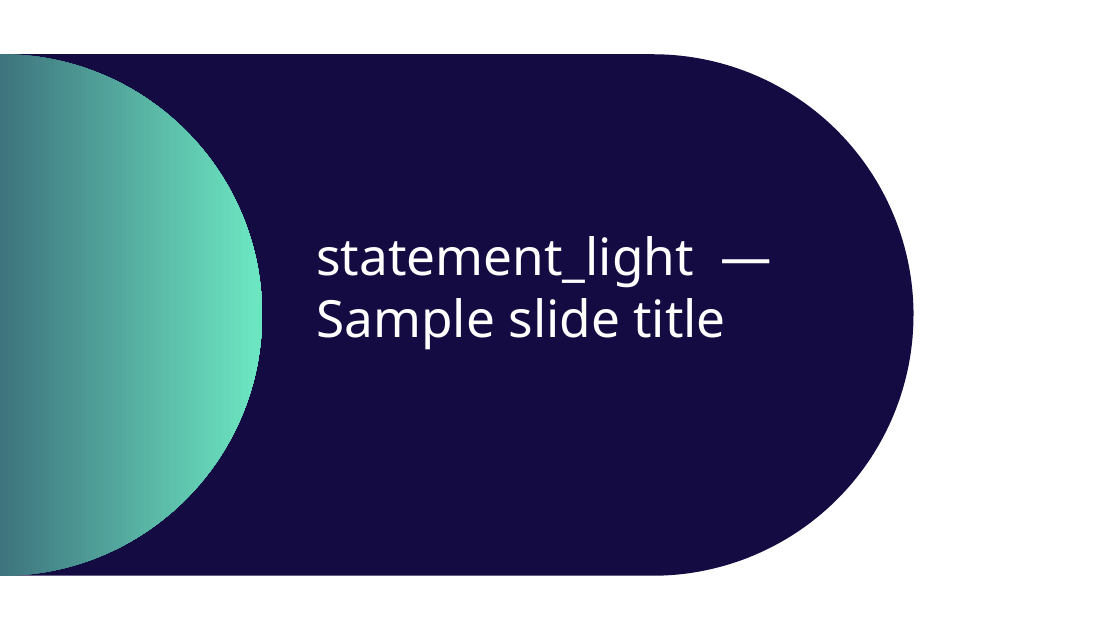
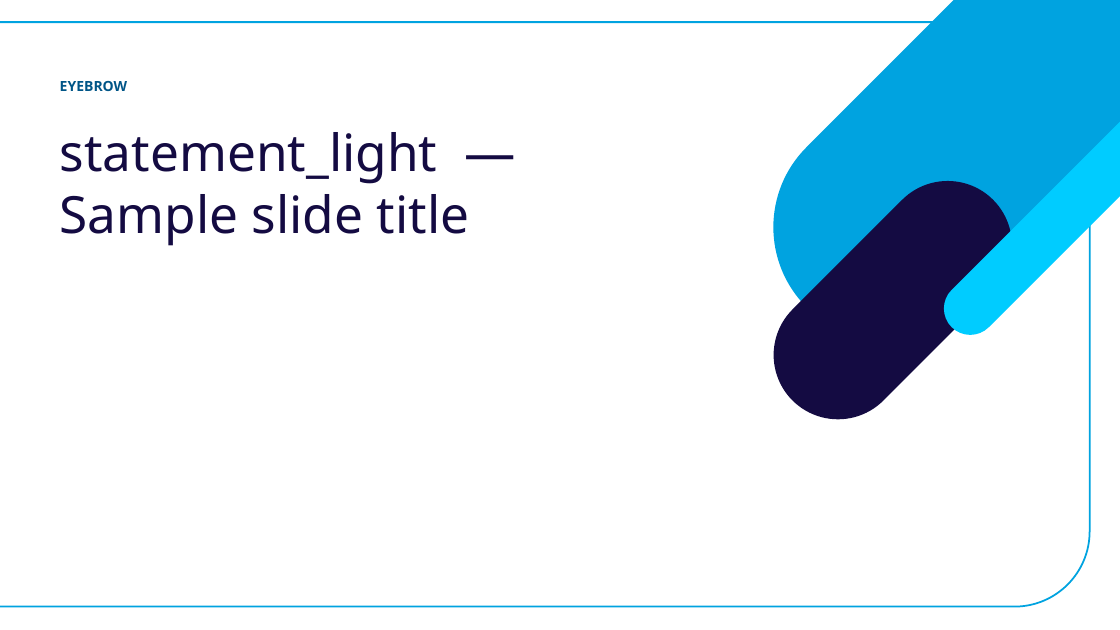
Before and after one commit to jdidonatojr/aila-course-files-test, a slide deck: slide 6 of templates/IQVIA-test-preview.pptx. Drawn at 1120x630 pixels with LibreOffice and Linux fonts; fonts in the diff are those of the drawing; background and template pictures are left out. Boxes give left, top, right and bottom in pixels: in the first picture for what was removed or moved away, otherwise in the second. Text is boxed around its words. In the diff, an @@ line names an element or a change of style, - is before the commit and + after.

Commit message:
Add template preview IQVIA-test

```diff
--- a/templates/IQVIA-test-preview.pptx
+++ b/templates/IQVIA-test-preview.pptx
@@ freeform shape added at [0,22,1090,607], outline #00A3E0 1.5 pt @@
@@ freeform shape added at [726,0,1120,388], fill #00A3E0 @@
@@ round same rect removed at [0,54,914,576] @@
@@ freeform shape removed at [0,55,262,576] @@
@@ subtitle added at [60,81,128,91], 12 pt, text #005587, bold @@
+EYEBROW
@@ title "statement_light — Sample slide title": place and size @@
-title "statement_light — Sample slide title" at [316,236,725,350]
+title "statement_light — Sample slide title" at [60,132,469,246]
@@ title "statement_light — Sample slide title" at [60,132,469,246]: text colour #FFFFFF to #140B42 @@
@@ freeform shape added at [933,122,1120,346], fill #00CCFF @@
@@ rounded rectangle added at [747,154,1039,446], fill #140B42 @@
```
